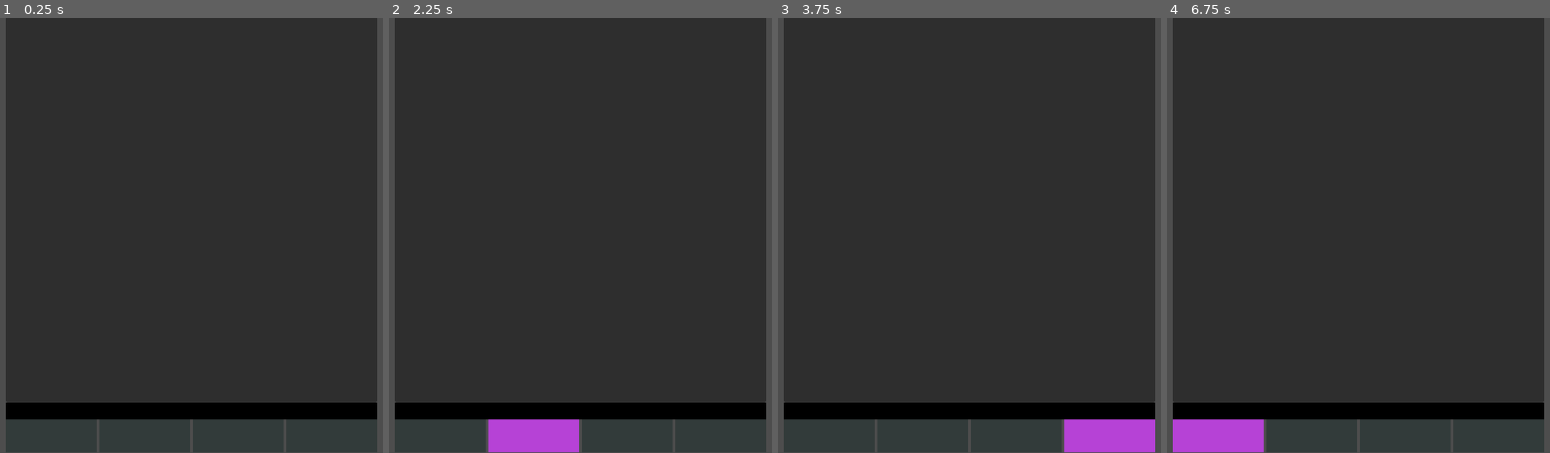
Above: before the commit, frames 1-4 (left to right).
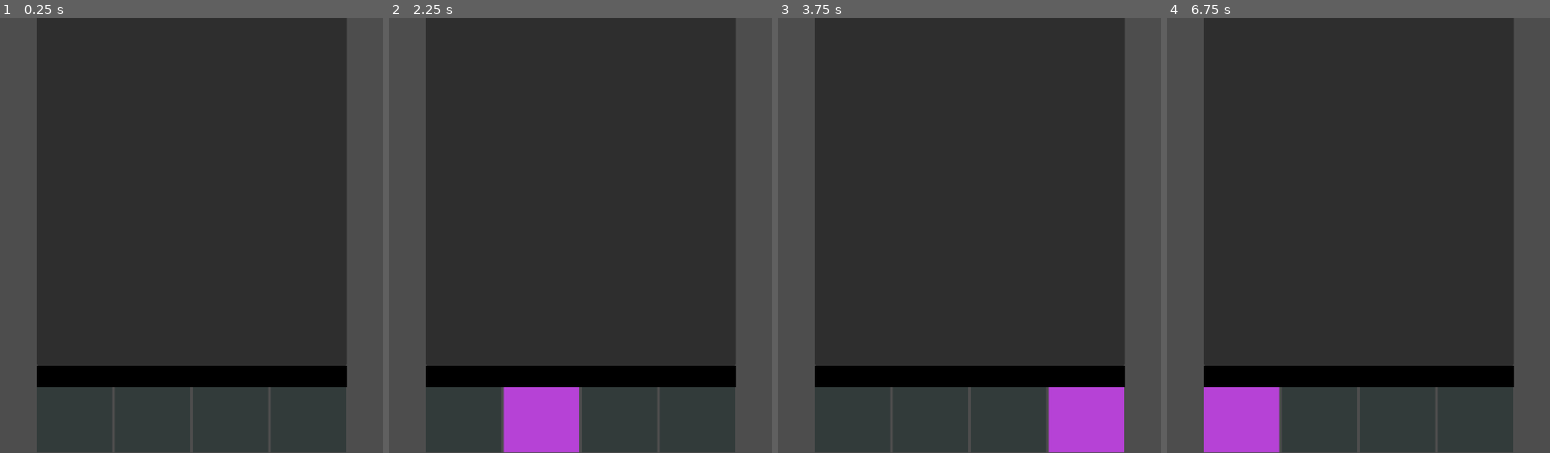
Above: after the commit, the same moments.

Repository: Waller3K/ReMX-Mania
Game: Godot game, scene res://Scenes/4Key_Prototype.tscn
Same seed, same stepped clock (60 frames per second), same inputs: the game is played once before the commit and once after it. This scene is started directly instead of the project's main scene. The engine's default icon, where the game draws it, is replaced by a stand-in: a white triangle on a blue panel in a dark square. Sound files missing from this copy of the repository are replaced by a short silence.
Inputs (mouse positions are in pixels of both pictures, inside the frame that each line leads up to):
- Up to frame 1 (0.25 s): no input
- Up to frame 2 (2.25 s): tap Enter at 0.5, 2 s; move the mouse to (752, 213) at 0.52 s; hold Space (FX_BTN) 0.53-1.28 s; move the mouse to (427, 257) at 1.27 s; tap A (Track 1) at 1.35 s; move the mouse to (657, 139) at 2.02 s; hold S (Track 2) from 2.03 s (still down)
- Up to frame 3 (3.75 s): tap Space (FX_BTN) at 2.75 s; move the mouse to (931, 322) at 2.77 s; release S (Track 2) at 2.78 s; tap D (Track 3) at 2.85 s; tap Enter at 3.5 s; move the mouse to (outside the picture) at 3.52 s; hold F (Track 4) from 3.53 s (still down)
- Up to frame 4 (6.75 s): tap Space (FX_BTN) at 4.25, 5.85 s; move the mouse to (outside the picture) at 4.27 s; release F (Track 4) at 4.28 s; click (outside the picture) at 4.35 s; move the mouse to (1396, 235) at 5.02 s; hold 1 (testButton) 5.03-5.78 s; move the mouse to (1243, 126) at 5.77 s; move the mouse to (1530, 213) at 6.52 s; hold A (Track 1) from 6.53 s (still down)

The runs differ from the first frame. In frame 1, 23% of the frame differs, in the area x 1-99%, y 0-100%; in frame 2, 24%; in frame 3, 24%; in frame 4, 24%.

Commit message:
Adjusted the UI anchors so the UI properly scales for differing screen resolutions.

Diff:
--- a/Experiments/rhythm-tests/Scenes/4Key_Prototype.tscn
+++ b/Experiments/rhythm-tests/Scenes/4Key_Prototype.tscn
@@ -30,68 +30,70 @@
 
 [node name="GameManager" type="Node" parent="." unique_id=202422349 node_paths=PackedStringArray("scoreText", "comboText", "hitText")]
 script = ExtResource("7_nkauc")
-scoreText = NodePath("../UI/ScoreText")
-comboText = NodePath("../UI/ComboText")
-hitText = NodePath("../UI/HitText")
+scoreText = NodePath("../CanvasLayer/UI/ScoreText")
+comboText = NodePath("../CanvasLayer/UI/ComboText")
+hitText = NodePath("../CanvasLayer/UI/HitText")
 
 [node name="MetronomePlayer" type="AudioStreamPlayer" parent="GameManager" unique_id=1731606645]
 
 [node name="NoteManager" type="Node" parent="." unique_id=1799345126 node_paths=PackedStringArray("judegementLine")]
 script = ExtResource("9_g4dpr")
-judegementLine = NodePath("../UI/JudgementLine")
+judegementLine = NodePath("../CanvasLayer/UI/JudgementLine")
 
-[node name="UI" type="Control" parent="." unique_id=905261337]
+[node name="CanvasLayer" type="CanvasLayer" parent="." unique_id=1135291016]
+layer = 0
+
+[node name="UI" type="Control" parent="CanvasLayer" unique_id=905261337]
 layout_mode = 3
-anchors_preset = 0
-offset_right = 1152.0
-offset_bottom = 648.0
+anchors_preset = 15
+anchor_right = 1.0
+anchor_bottom = 1.0
+grow_horizontal = 2
+grow_vertical = 2
 
-[node name="JudgementLine" type="ColorRect" parent="UI" unique_id=1450108197]
+[node name="JudgementLine" type="ColorRect" parent="CanvasLayer/UI" unique_id=1450108197]
 layout_mode = 1
 anchors_preset = -1
-anchor_top = 1.0
-anchor_right = 1.0
-anchor_bottom = 1.0
-offset_left = 300.0
-offset_top = -75.0
-offset_right = -300.0
-offset_bottom = -50.0
+anchor_left = 0.3
+anchor_top = 0.8
+anchor_right = 0.7
+anchor_bottom = 0.85
 color = Color(0, 0, 0, 1)
 
-[node name="PlayfieldBG" type="PanelContainer" parent="UI/JudgementLine" unique_id=162260970]
+[node name="PlayfieldBG" type="PanelContainer" parent="CanvasLayer/UI/JudgementLine" unique_id=162260970]
 z_index = -1
 layout_mode = 1
 anchors_preset = -1
 anchor_top = -22.995
 anchor_right = 1.0
 
-[node name="Tracks" type="HBoxContainer" parent="UI/JudgementLine" unique_id=725436462]
+[node name="Tracks" type="HBoxContainer" parent="CanvasLayer/UI/JudgementLine" unique_id=725436462]
 z_index = -1
 layout_mode = 1
 anchors_preset = -1
 anchor_right = 1.0
-anchor_bottom = 2.9620001
+anchor_bottom = 4.0
 script = ExtResource("9_n46i8")
 inactiveColor = Color(0.19550002, 0.23, 0.22885, 1)
 activeColor = Color(0.71441996, 0.2604, 0.84, 1)
 
-[node name="Track1" type="ColorRect" parent="UI/JudgementLine/Tracks" unique_id=1514278333]
+[node name="Track1" type="ColorRect" parent="CanvasLayer/UI/JudgementLine/Tracks" unique_id=1514278333]
 layout_mode = 2
 size_flags_horizontal = 3
 
-[node name="Track2" type="ColorRect" parent="UI/JudgementLine/Tracks" unique_id=1415675278]
+[node name="Track2" type="ColorRect" parent="CanvasLayer/UI/JudgementLine/Tracks" unique_id=1415675278]
 layout_mode = 2
 size_flags_horizontal = 3
 
-[node name="Track3" type="ColorRect" parent="UI/JudgementLine/Tracks" unique_id=1295507378]
+[node name="Track3" type="ColorRect" parent="CanvasLayer/UI/JudgementLine/Tracks" unique_id=1295507378]
 layout_mode = 2
 size_flags_horizontal = 3
 
-[node name="Track4" type="ColorRect" parent="UI/JudgementLine/Tracks" unique_id=1332052506]
+[node name="Track4" type="ColorRect" parent="CanvasLayer/UI/JudgementLine/Tracks" unique_id=1332052506]
 layout_mode = 2
 size_flags_horizontal = 3
 
-[node name="ScoreText" type="RichTextLabel" parent="UI" unique_id=630236349]
+[node name="ScoreText" type="RichTextLabel" parent="CanvasLayer/UI" unique_id=630236349]
 layout_mode = 1
 anchors_preset = -1
 anchor_right = 0.26200002
@@ -100,7 +102,7 @@
 horizontal_alignment = 1
 vertical_alignment = 1
 
-[node name="ComboText" type="RichTextLabel" parent="UI" unique_id=829680276]
+[node name="ComboText" type="RichTextLabel" parent="CanvasLayer/UI" unique_id=829680276]
 layout_mode = 1
 anchors_preset = -1
 anchor_left = 0.5
@@ -117,10 +119,19 @@
 horizontal_alignment = 1
 vertical_alignment = 1
 
-[node name="HitText" type="RichTextLabel" parent="UI" unique_id=1012325815]
-layout_mode = 0
-offset_right = 40.0
-offset_bottom = 40.0
+[node name="HitText" type="RichTextLabel" parent="CanvasLayer/UI" unique_id=1012325815]
+layout_mode = 1
+anchors_preset = -1
+anchor_left = 0.4
+anchor_top = 0.4
+anchor_right = 0.6
+anchor_bottom = 0.5
+offset_left = 0.19998169
+offset_top = 0.08798218
+offset_right = -0.2000122
+offset_bottom = -0.088012695
+grow_horizontal = 2
+grow_vertical = 2
 autowrap_mode = 0
 horizontal_alignment = 1
 vertical_alignment = 1
@@ -135,13 +146,13 @@
 [connection signal="songUpdate" from="AudioStreamPlayer" to="Conductor" method="_onSongUpdate"]
 [connection signal="songUpdate" from="AudioStreamPlayer" to="Judge" method="_onSongUpdate"]
 [connection signal="btn1" from="Input" to="Judge" method="_onBTN_1"]
-[connection signal="btn1" from="Input" to="UI/JudgementLine/Tracks" method="_onBTN1"]
+[connection signal="btn1" from="Input" to="CanvasLayer/UI/JudgementLine/Tracks" method="_onBTN1"]
 [connection signal="btn2" from="Input" to="Judge" method="_onBTN_2"]
-[connection signal="btn2" from="Input" to="UI/JudgementLine/Tracks" method="_onBTN2"]
+[connection signal="btn2" from="Input" to="CanvasLayer/UI/JudgementLine/Tracks" method="_onBTN2"]
 [connection signal="btn3" from="Input" to="Judge" method="_onBTN_3"]
-[connection signal="btn3" from="Input" to="UI/JudgementLine/Tracks" method="_onBTN3"]
+[connection signal="btn3" from="Input" to="CanvasLayer/UI/JudgementLine/Tracks" method="_onBTN3"]
 [connection signal="btn4" from="Input" to="Judge" method="_onBTN_4"]
-[connection signal="btn4" from="Input" to="UI/JudgementLine/Tracks" method="_onBTN4"]
+[connection signal="btn4" from="Input" to="CanvasLayer/UI/JudgementLine/Tracks" method="_onBTN4"]
 [connection signal="btnFX" from="Input" to="Judge" method="_onBTN_FX"]
 [connection signal="testButton" from="Input" to="AudioStreamPlayer" method="_onTestButton"]
 [connection signal="goodEarly" from="Judge" to="AudioStreamPlayer" method="_onGoodEarly"]
